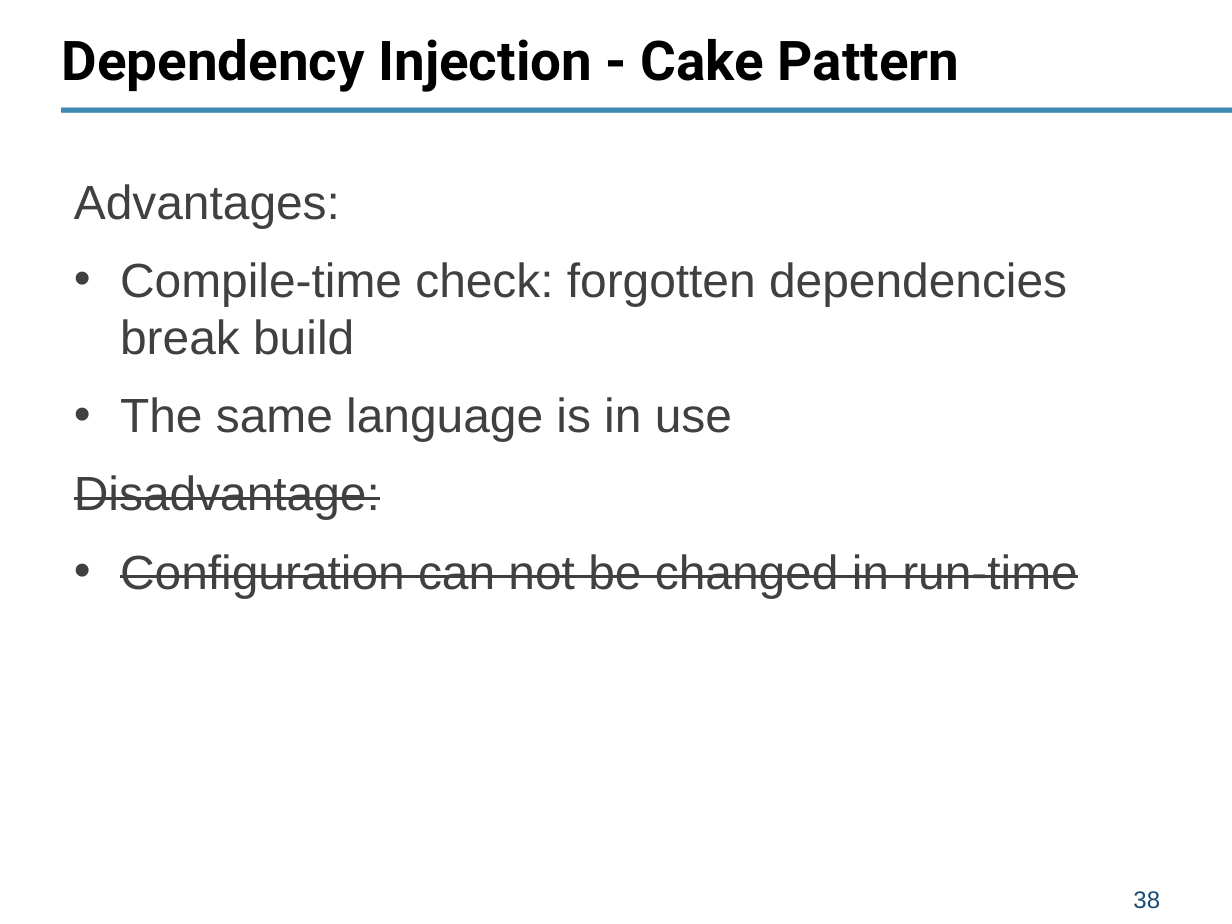
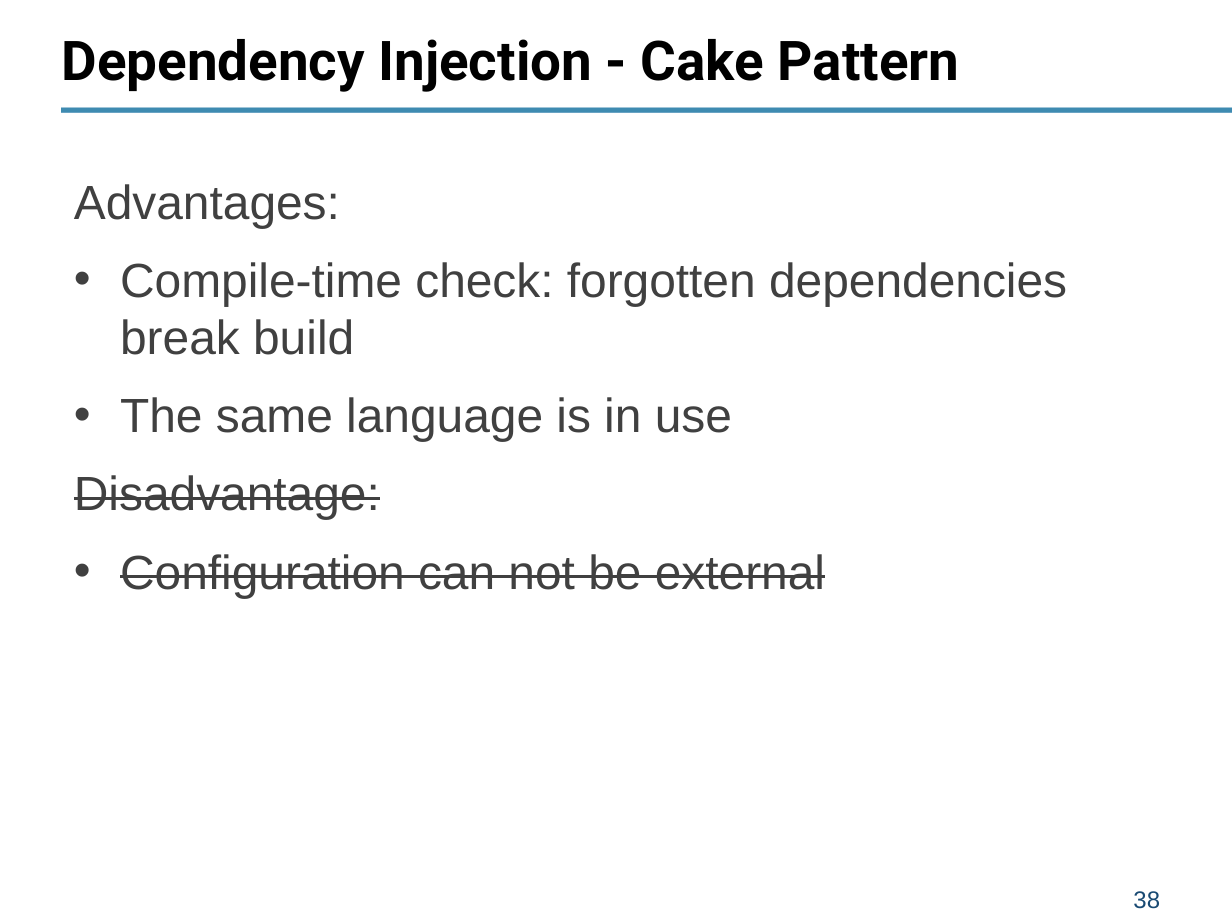
Before and after one commit to Vitaliy-Savkin/scala_patterns, a slide deck: slide 38 of presentations/Object-Functional patterns in Scala.pptx. Drawn at 1232x924 pixels with LibreOffice and Linux fonts; fonts in the diff are those of the drawing. Boxes give left, top, right and bottom in pixels: in the first picture for what was removed or moved away, otherwise in the second. Text is boxed around its words. In the diff, an @@ line names an element or a change of style, - is before the commit and + after.

```diff
--- a/presentations/Object-Functional patterns in Scala.pptx
+++ b/presentations/Object-Functional patterns in Scala.pptx
@@ text at (120,554,825,598): text changed @@
-• Configuration can not be changed in run-time
+• Configuration can not be external
```
Also in this commit, not shown: 2 other files.
